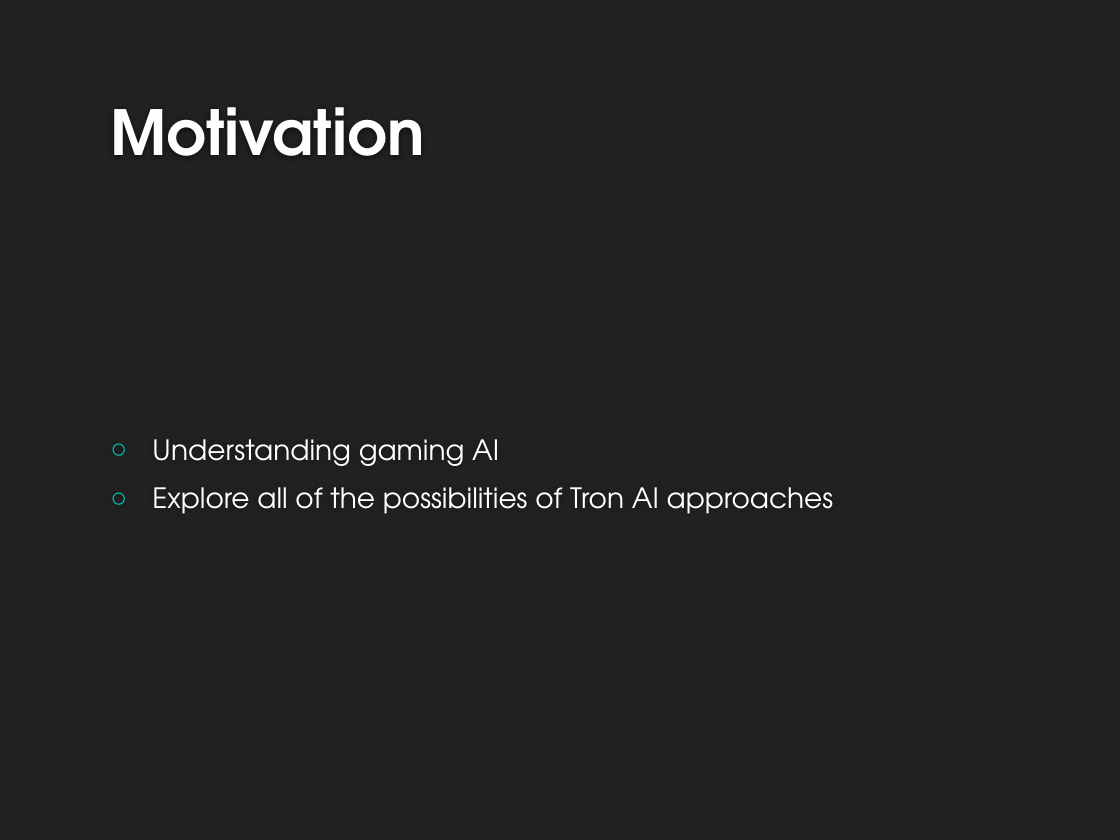
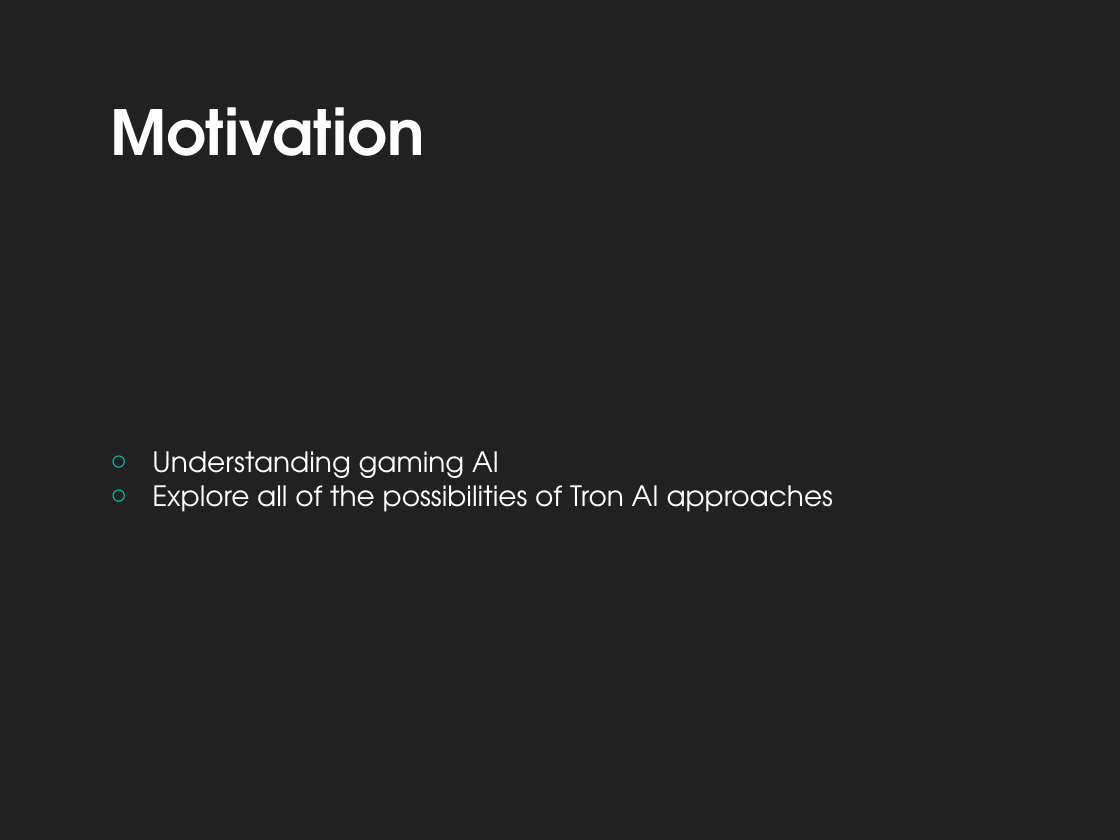
Before and after one commit to UWWAIProject/TronAI, a slide deck: slide 3 of Hammerhead Tron AI.pptx. Drawn at 1120x840 pixels with LibreOffice and Linux fonts; fonts in the diff are those of the drawing; background and template pictures are left out. Boxes give left, top, right and bottom in pixels: in the first picture for what was removed or moved away, otherwise in the second. Text is boxed around its words. In the diff, an @@ line names an element or a change of style, - is before the commit and + after.

```diff
--- a/Hammerhead Tron AI.pptx
+++ b/Hammerhead Tron AI.pptx
@@ text "Understanding gaming AI" at (152,451,834,512): indent changed; less space between paragraphs @@
```
Also in this commit, not shown: 10 other slides changed.
